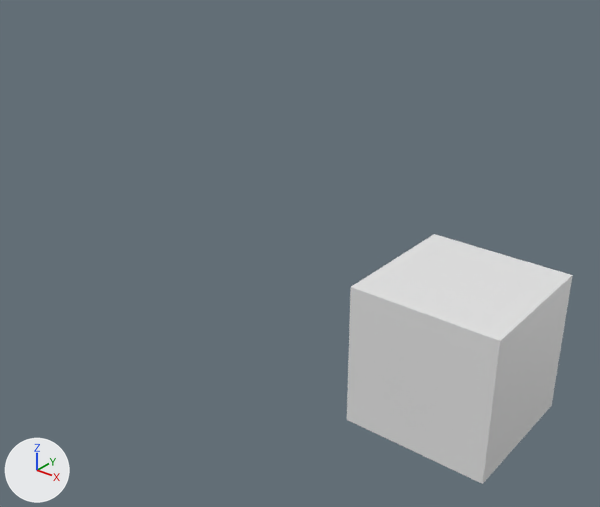
The glTF model public/camera-track.glb as it was, and as the next commit left it.
The view is the same before and after, from a 50 mm lens placed at (4.14, -8.42, 5.82), pointed at (-1.2, -1.74, 1.67). Arrows for +X, +Y and +Z are at lower left; the lights stay in place. Where no turn or scale is listed for an object, it has been applied to the vertices.

Before the edit, the objects in view are built like this:
```python
me_cube = bpy.data.meshes.new('Cube')
me_cube.from_pydata(...)  # a box spanning x -1.0..1.0, y -1.0..1.0, z -1.0..1.0
me_cube.materials.append(mat_material)  # white #e7e7e7
ob_cube = bpy.data.objects.new('Cube', me_cube)
ob_cube.location = (0.0, 0.0, 0.0)
```
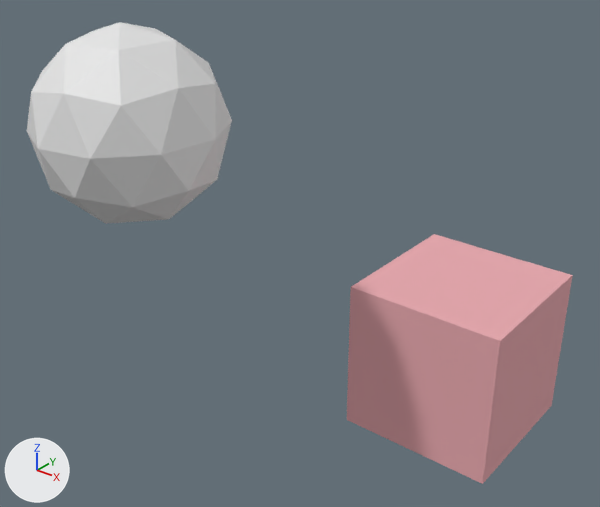
Pixel boxes [x1, y1, x2, y2] of what changed, in the pictures (600 x 507 px):
'Cube', recoloured (white to pink)
    both: [347, 234, 573, 484]
'Icosphere', added
    after: [27, 22, 232, 224]

Patch to the scene script:
```diff
--- a/public/camera-track.glb.py
+++ b/public/camera-track.glb.py
@@ mat_material_001 @@
+mat_material_001 = principled_material('Material.001')
+mat_material_001.base_color = (0.8, 0.39, 0.421)  # pink #e7a8ae
+mat_material_001.roughness = 1.0
@@ me_cube @@
 me_cube.from_pydata(...)  # 8 vertices, 12 faces; spans x -1.0..1.0, y -1.0..1.0, z -1.0..1.0
-me_cube.materials.append(mat_material)  # white #e7e7e7
+me_cube.materials.append(mat_material_001)  # pink #e7a8ae
@@ me_icosphere @@
+me_icosphere.from_pydata(...)  # an icosphere of 80 faces spanning x -0.98..0.98, y -0.99..0.99, z -1.0..1.0
@@ ob_icosphere @@
+ob_icosphere = bpy.data.objects.new('Icosphere', me_icosphere)
+ob_icosphere.location = (-2.13, -3.25, 3.37)
```
